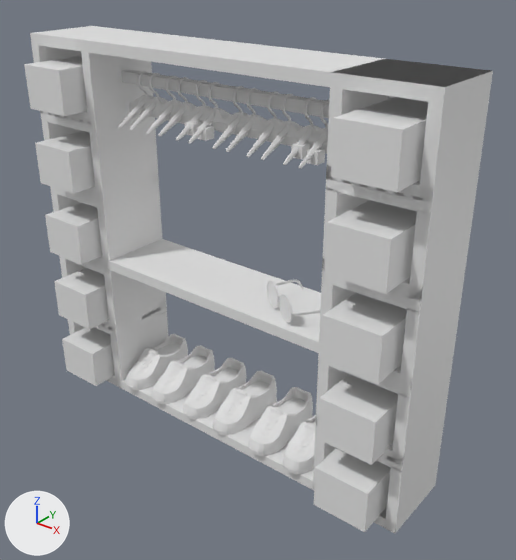
An edit to the glTF model assets/rbxmodels/12965495798/model.glb, drawn before and after from the same camera.
The view is the same before and after, from a 50 mm lens placed at (3.8, -4.26, 4.28), pointed at (0.29, 0.13, 1.57). The axes (+X, +Y, +Z) are drawn at lower left. The lights are the same throughout. The picture after the commit comes second.

The older version as bpy lines, for what is in view:
```python
me_mat_plastic_a3a2a5 = bpy.data.meshes.new('mat~Plastic~a3a2a5')
me_mat_plastic_a3a2a5.from_pydata(...)  # 296 vertices, 588 faces; spans x 0.461..1.139, y -0.234..0.368, z 1.46..1.696
me_mat_plastic_f8f8f8 = bpy.data.meshes.new('mat~Plastic~f8f8f8')
me_mat_plastic_f8f8f8.from_pydata(...)  # 4872 vertices, 9600 faces; spans x -1.12..1.1, y -0.22..0.47, z 2.77..3.21
me_mat_wood_111111 = bpy.data.meshes.new('mat~Wood~111111')
me_mat_wood_111111.from_pydata(...)  # 160 vertices, 240 faces; spans x -1.83..1.87, y -0.49..0.37, z 0.09..3.25
ob_mat_plastic_a3a2a5 = bpy.data.objects.new('mat~Plastic~a3a2a5', me_mat_plastic_a3a2a5)
ob_mat_plastic_a3a2a5.location = (0.0, 0.0, 0.0)
ob_mat_plastic_f8f8f8 = bpy.data.objects.new('mat~Plastic~f8f8f8', me_mat_plastic_f8f8f8)
ob_mat_plastic_f8f8f8.location = (0.0, 0.0, 0.0)
ob_mat_wood_111111 = bpy.data.objects.new('mat~Wood~111111', me_mat_wood_111111)
ob_mat_wood_111111.location = (0.0, 0.0, 0.0)
# also in view: 'mat~SmoothPlastic~f8f8f8' at (0.0, 0.08, 1.74); 'mat~Plastic~c4281c' at (-0.02, 0.08, 0.24)
```
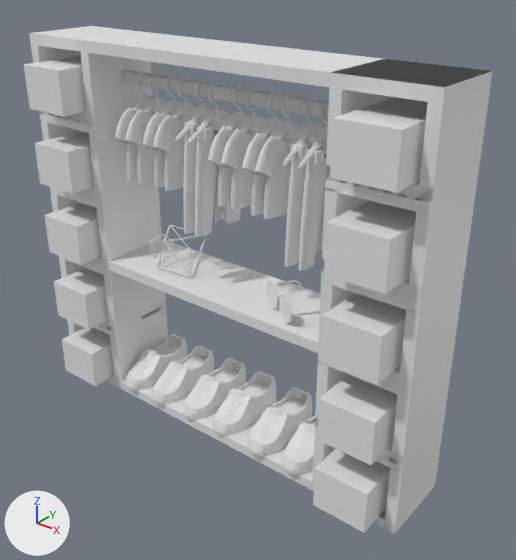
What differs and where, as boxes (x1, y1, x2, y2) in the pictures (516 x 560 px):
```json
{"object": "mat~SmoothPlastic~111111", "change": "added", "after": [115, 107, 327, 271]}
{"object": "mat~SmoothPlastic~e7e7ec", "change": "added", "after": [153, 115, 305, 219]}
{"object": "mat~SmoothPlastic~635f62", "change": "added", "after": [125, 109, 269, 210]}
{"object": "mat~SmoothPlastic~a3a2a5", "change": "added", "after": [142, 113, 269, 216]}
{"object": "mat~Metal~d3be96", "change": "added", "after": [149, 225, 208, 277]}
```

Edits to the scene script, one JSON object a line:
```json
{"op": "add", "block": "me_mat_metal_d3be96", "code": ["me_mat_metal_d3be96 = bpy.data.meshes.new('mat~Metal~d3be96')", "me_mat_metal_d3be96.from_pydata(...)  # 5945 vertices, 3992 faces; spans x -0.995..-0.307, y -0.2..0.259, z 1.476..1.825"]}
{"op": "add", "block": "me_mat_smoothplastic_e7e7ec", "code": ["me_mat_smoothplastic_e7e7ec = bpy.data.meshes.new('mat~SmoothPlastic~e7e7ec')", "me_mat_smoothplastic_e7e7ec.from_pydata(...)  # 1300 vertices, 2592 faces; spans x -0.543..0.663, y -0.279..0.5, z 2.296..2.936"]}
{"op": "add", "block": "me_mat_smoothplastic_a3a2a5", "code": ["me_mat_smoothplastic_a3a2a5 = bpy.data.meshes.new('mat~SmoothPlastic~a3a2a5')", "me_mat_smoothplastic_a3a2a5.from_pydata(...)  # 1300 vertices, 2592 faces; spans x -0.67..0.536, y -0.279..0.5, z 2.296..2.936"]}
{"op": "add", "block": "me_mat_smoothplastic_635f62", "code": ["me_mat_smoothplastic_635f62 = bpy.data.meshes.new('mat~SmoothPlastic~635f62')", "me_mat_smoothplastic_635f62.from_pydata(...)  # 1300 vertices, 2592 faces; spans x -0.879..0.327, y -0.279..0.5, z 2.296..2.936"]}
{"op": "add", "block": "me_mat_smoothplastic_111111", "code": ["me_mat_smoothplastic_111111 = bpy.data.meshes.new('mat~SmoothPlastic~111111')", "me_mat_smoothplastic_111111.from_pydata(...)  # 2976 vertices, 5928 faces; spans x -1.02..0.99, y -0.28..0.5, z 1.95..2.93"]}
{"op": "add", "block": "ob_mat_metal_d3be96", "code": ["ob_mat_metal_d3be96 = bpy.data.objects.new('mat~Metal~d3be96', me_mat_metal_d3be96)", "ob_mat_metal_d3be96.location = (0.0, 0.0, 0.0)"]}
{"op": "add", "block": "ob_mat_smoothplastic_e7e7ec", "code": ["ob_mat_smoothplastic_e7e7ec = bpy.data.objects.new('mat~SmoothPlastic~e7e7ec', me_mat_smoothplastic_e7e7ec)", "ob_mat_smoothplastic_e7e7ec.location = (0.0, 0.0, 0.0)"]}
{"op": "add", "block": "ob_mat_smoothplastic_a3a2a5", "code": ["ob_mat_smoothplastic_a3a2a5 = bpy.data.objects.new('mat~SmoothPlastic~a3a2a5', me_mat_smoothplastic_a3a2a5)", "ob_mat_smoothplastic_a3a2a5.location = (0.0, 0.0, 0.0)"]}
{"op": "add", "block": "ob_mat_smoothplastic_635f62", "code": ["ob_mat_smoothplastic_635f62 = bpy.data.objects.new('mat~SmoothPlastic~635f62', me_mat_smoothplastic_635f62)", "ob_mat_smoothplastic_635f62.location = (0.0, 0.0, 0.0)"]}
{"op": "add", "block": "ob_mat_smoothplastic_111111", "code": ["ob_mat_smoothplastic_111111 = bpy.data.objects.new('mat~SmoothPlastic~111111', me_mat_smoothplastic_111111)", "ob_mat_smoothplastic_111111.location = (0.0, 0.0, 0.0)"]}
```
